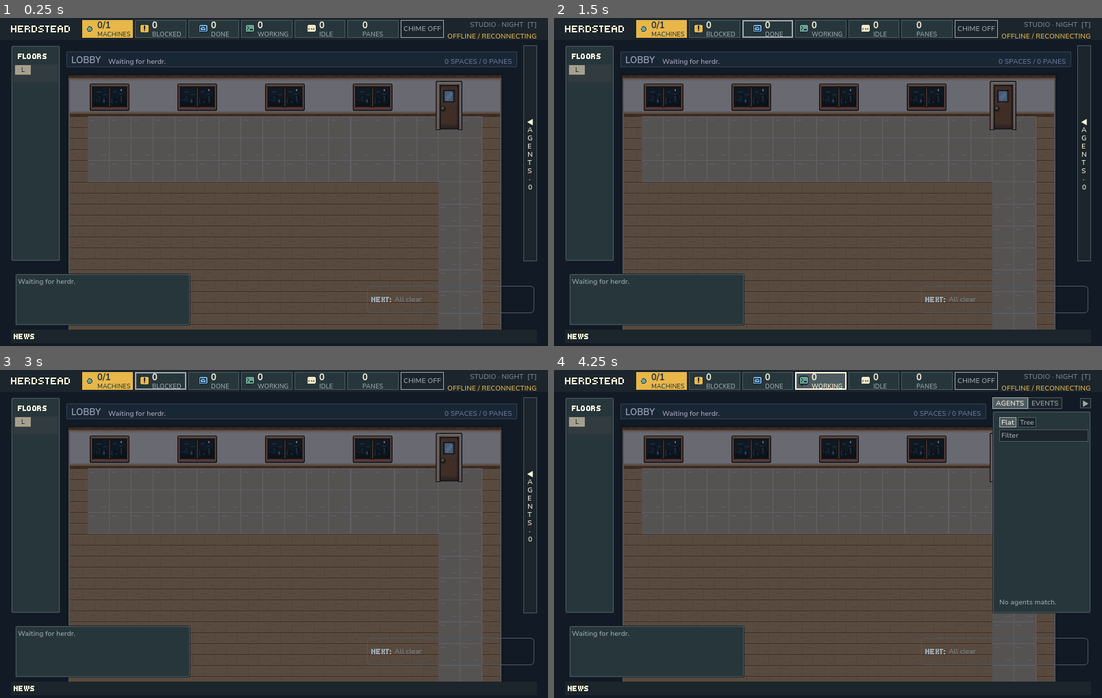
Above: before the commit, frames 1-4 (two rows, left to right).
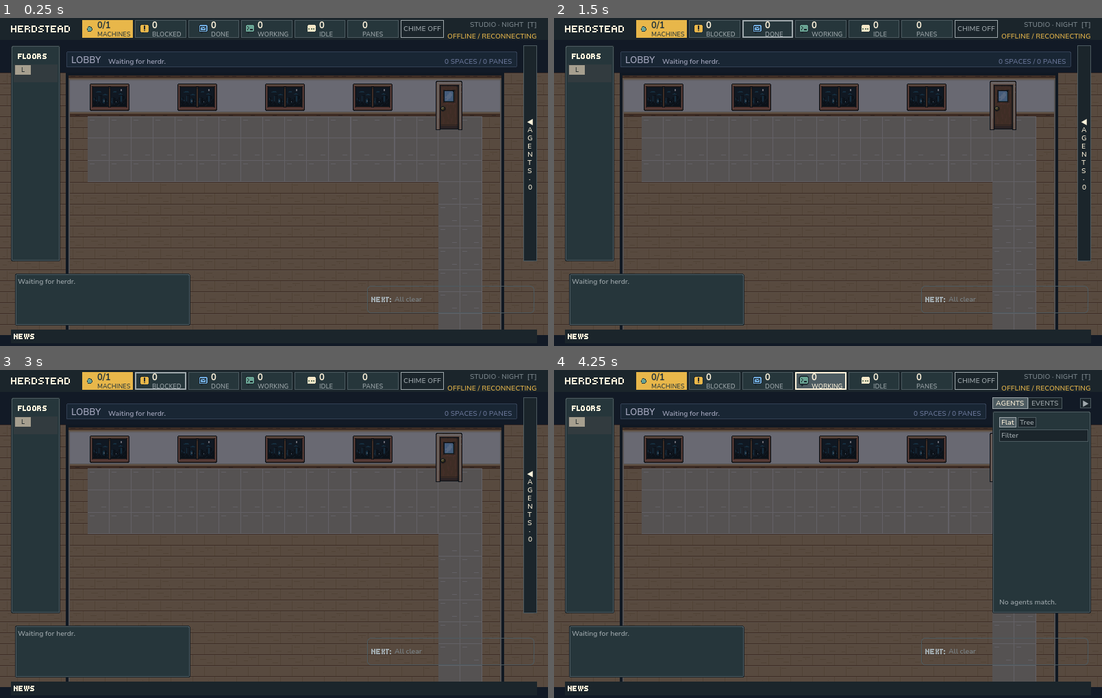
Above: after the commit, the same moments.

Repository: herdstead/herdstead
Game: Godot game, scene res://scenes/office.tscn
Two runs of this game, one before a commit and one after it. Both use one fixed random seed, a clock stepped at 60 frames per second and the inputs below.
Inputs (mouse positions are in pixels of both pictures, inside the frame that each line leads up to):
- Up to frame 1 (0.25 s): no input
- Up to frame 2 (1.5 s): click (767, 27) at 0.5 s; click (767, 27) at 1.25 s
- Up to frame 3 (3 s): click (109, 379) at 2 s; click (158, 379) at 2.75 s
- Up to frame 4 (4.25 s): click (822, 379) at 3.5 s

The runs differ from the first frame. In frame 1, 7.6% of the frame differs, in the area x 0-100%, y 16-97%; in frame 2, 7.6%; in frame 3, 7.6%; in frame 4, 5.6%.

Commit message:
world: the floor runs on under the side panels
Draft C's panels float over the office; here the floor's ground now runs
on past its side walls under FLOORS and the drawer: the shell carries an
apron (Ground/Shell/Apron, a TileMapLayer of plain wood under the floor's
own) from the screen's left edge to its right one, as deep as the floor.
OfficeFloorView.apron_cells() works its reach out from the camera's room
and the screen (the room's left edge, and the further of the room's right
edge and a narrower floor's), the office sets it with every plate
(set_apron() only refills its cells), and it lives in the shell, so the
lens, the night tint and a dropped machine's dimming take it too.

Drawn only, as the user chose: the floor stays where and as big as it is
planned; no wall, walkway or furniture on the apron, and nothing reads it
(the walk graph takes the plan's cells, a seat's click its own Area2D, the
camera's reach the floor's render bounds). Every wall tile stays the
floor's own, as test_complete_floor_and_unique_wall_cells_follow_the_plan
asks. Below the floor, and past its depth, the backdrop stays.

Tests: test_the_floor_runs_on_under_the_side_panels (RECONCILE floor 18).

Co-Authored-By: Claude Opus 5.5 (1M context) <noreply@anthropic.com>
Claude-Session: https://claude.ai/code/session_01XwNkJ9eTeohoLyMjsMfgdR

Diff:
--- a/scripts/office.gd
+++ b/scripts/office.gd
@@ -1112,6 +1112,10 @@
 	plate.show_floor(found.building, found.floor_model, frame.several_machines(), problems)
 	_show_plate_state()
 	camera.world_size = Vector2(maxf(_content_size.x, plate.size.x), _content_size.y)
+	var floor_width := (
+		float(floor_view.plan.floor_cells.size.x * FloorLayoutPolicy.GRID) if floor_view.plan != null else 0.0
+	)
+	floor_view.set_apron(OfficeFloorView.apron_cells(camera.free_rect(), _screen(), floor_width))
 
 
 ## The plate's state line, and a lobby's note, from the shown machine's
--- a/scripts/world/office_floor_view.gd
+++ b/scripts/world/office_floor_view.gd
@@ -55,6 +55,12 @@
 ## The hover mark (OfficePointer), the floor root's last child; point() moves it.
 var pointer: OfficePointer
 var _pen: OfficeDraw
+## The ground the shell carries past the floor's side walls, in cells to the
+## left (x) and to the right (y) (set_apron()): the floor seen under the HUD's
+## side panels, which float over it. Drawn only: the plan, the walk graph, the
+## seats' clicks and the camera's reach never see it.
+var _apron := Vector2i.ZERO
+var _apron_layer: TileMapLayer
 ## The lens is held: furnishing made while it is starts dimmed too.
 var _lens := false
 ## How far into night the floor is drawn (set_night()); tables and windows made
@@ -394,6 +400,9 @@
 	ground.add_child(_shell)
 	ground.move_child(_shell, 0)
 	var art := _pen.art
+	_apron_layer = _pen.layer(_shell, Vector2.ZERO)
+	_apron_layer.name = "Apron"
+	_fill_apron(next)
 	var floor_layer := _pen.layer(_shell, Vector2.ZERO)
 	floor_layer.name = "Floor"
 	for y in next.floor_cells.size.y:
@@ -409,6 +418,46 @@
 	_outer_wall(next)
 	_hang_frames(frames)
 	_furnish(next)
+
+
+## How far the shell's apron reaches past the floor's side walls, in cells:
+## on the left to the screen's edge from the world's room (`room`, where the
+## floor starts at no pan), on the right to the screen's edge from the room's
+## end or from a floor narrower than the room, whichever is further.
+## `floor_width` is the floor's, in units.
+static func apron_cells(room: Rect2, screen: Vector2, floor_width: float) -> Vector2i:
+	var grid := float(FloorLayoutPolicy.GRID)
+	var right := maxf(screen.x - room.end.x, screen.x - room.position.x - floor_width)
+	return Vector2i(ceili(maxf(room.position.x, 0.0) / grid), ceili(maxf(right, 0.0) / grid))
+
+
+## Carry the shell's ground `cells` past the floor's side walls (apron_cells()).
+## Only the apron's tiles change; nothing is rebuilt.
+func set_apron(cells: Vector2i) -> void:
+	if cells == _apron:
+		return
+	_apron = cells
+	if plan != null:
+		_fill_apron(plan)
+
+
+## The apron beside `next`: wood floor, as deep as the floor. No wall,
+## walkway or furniture: past the walls nothing is the office's, and every
+## wall tile stays the floor's own (the Walls layer, inside its cells).
+func _fill_apron(next: FloorPlan) -> void:
+	if _apron_layer == null:
+		return
+	_apron_layer.clear()
+	var art := _pen.art
+	var size := next.floor_cells.size
+	var columns: Array[int] = []
+	for x in range(-_apron.x, 0):
+		columns.append(x)
+	for x in range(size.x, size.x + _apron.y):
+		columns.append(x)
+	for y in size.y:
+		for x in columns:
+			_apron_layer.set_cell(Vector2i(x, y), 0, art.cell(ArtContract.FLOOR_WOOD[posmod(x + 2 * y, 3)]))
 
 
 func _draw_walls(next: FloorPlan) -> void:
--- a/tools/test_office_reconcile.gd
+++ b/tools/test_office_reconcile.gd
@@ -529,6 +529,36 @@
 	_done(office)
 
 
+## The floor's ground runs on past its side walls, under the HUD's side
+## panels, which float over it (the shell's apron): from the screen's left
+## edge to its right one, as deep as the floor, and nowhere on the floor
+## itself. Only drawn: the plan's cells, and so the walk graph, stay the
+## floor's, and the camera's reach does not grow with it.
+func test_the_floor_runs_on_under_the_side_panels() -> void:
+	var office := await _live_office()
+	await _frames(4)
+	var apron: TileMapLayer = office.floor_view.ground.find_child("Apron", true, false)
+	_check(apron != null, "the shell has an apron")
+	if apron == null:
+		_done(office)
+		return
+	var plan := office.floor_view.plan
+	var cells := plan.floor_cells
+	var used := apron.get_used_rect()
+	var room := office.camera.free_rect()
+	var grid := float(FloorLayoutPolicy.GRID)
+	var screen := Vector2(office.test_screen)
+	_check(used.position.x * grid <= -room.position.x, "from the screen's left edge: %s" % used)
+	_check(used.end.x * grid >= screen.x - room.position.x, "to its right edge: %s" % used)
+	_eq([used.position.y, used.size.y], [0, cells.size.y], "as deep as the floor")
+	for x in cells.size.x:
+		_eq(apron.get_cell_source_id(Vector2i(x, cells.size.y - 1)), -1, "none on the floor's own column %d" % x)
+	_eq(cells.position, Vector2i.ZERO, "the plan's floor still starts at its own origin")
+	var reach := Vector2(maxf(plan.render_bounds.end.x, room.size.x), office.camera.world_size.y)
+	_eq(office.camera.world_size, reach, "and the camera reaches no further than the floor and its plate")
+	_done(office)
+
+
 func _shadow_holder(office: OfficeScene, table: OfficeTable) -> Node2D:
 	var matches: Array[Node2D] = []
 	for node in office.world.find_children("SeatContacts", "Node2D", true, false):
Not shown, changed: docs/WORLD_MODEL.md
Not shown, changed: tools/run_tests.sh
